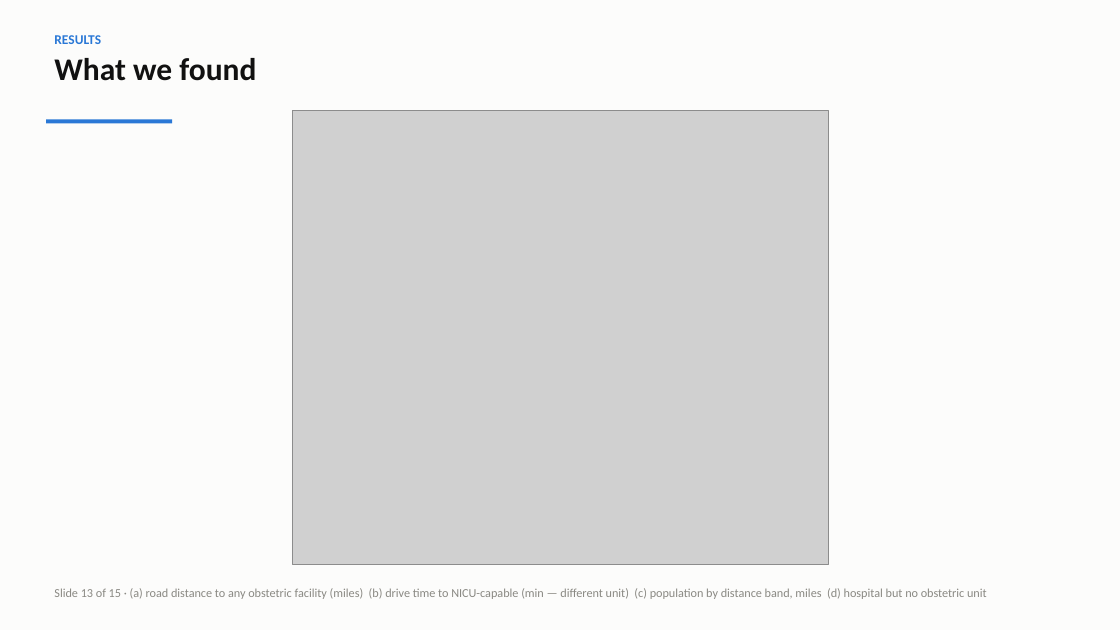
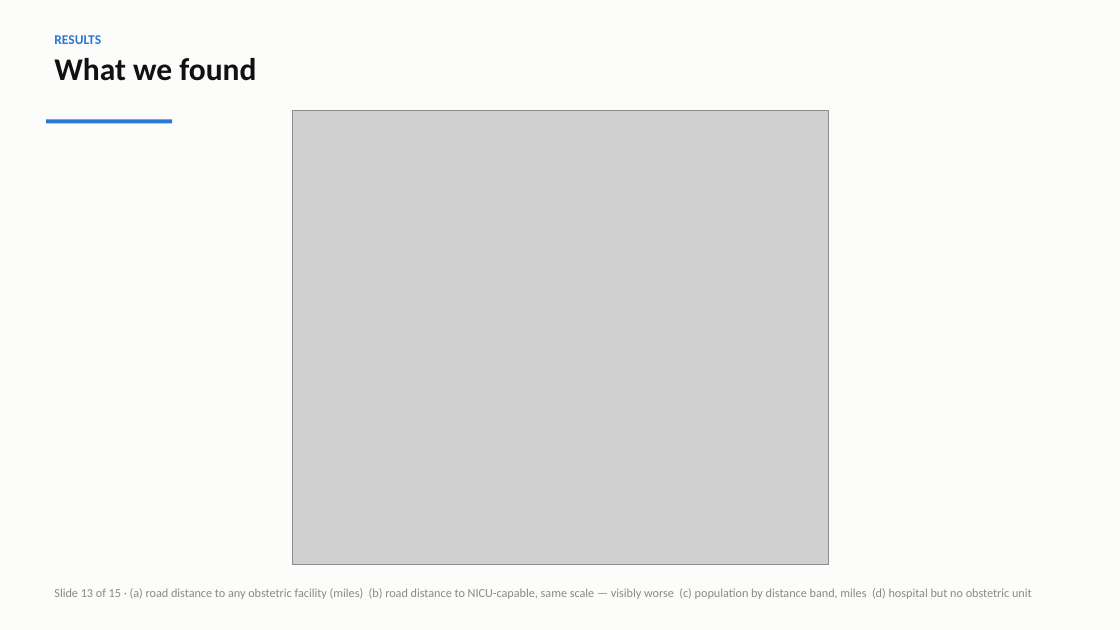
Before and after one commit to ahosain/MatCare, a slide deck: slide 13 of results/MatCare_Project_Walkthrough.pptx. Drawn at 1120x630 pixels with LibreOffice and Linux fonts; fonts in the diff are those of the drawing; grey boxes stand for pictures. Boxes give left, top, right and bottom in pixels: in the first picture for what was removed or moved away, otherwise in the second. Text is boxed around its words. In the diff, an @@ line names an element or a change of style, - is before the commit and + after.

```diff
--- a/results/MatCare_Project_Walkthrough.pptx
+++ b/results/MatCare_Project_Walkthrough.pptx
@@ text at (x1=54, y1=588, x2=1032, y2=599): text changed @@
-Slide 13 of 15 · (a) road distance to any obstetric facility (miles) (b) drive time to NICU-capable (min — different unit) (c) population by distance band, miles (d) hospital but no obstetric unit
+Slide 13 of 15 · (a) road distance to any obstetric facility (miles) (b) road distance to NICU-capable, same scale — visibly worse (c) population by distance band, miles (d) hospital but no obstetric unit
```
Also in this commit, not shown: 8 other files.
